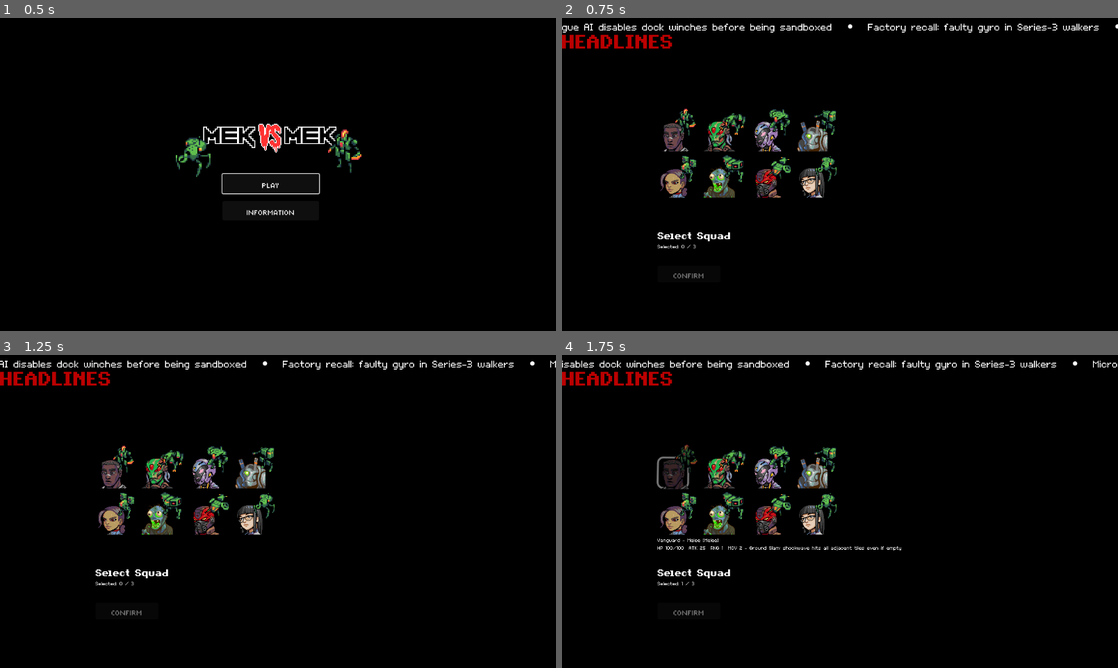
Above: before the commit, frames 1-4 (two rows, left to right).
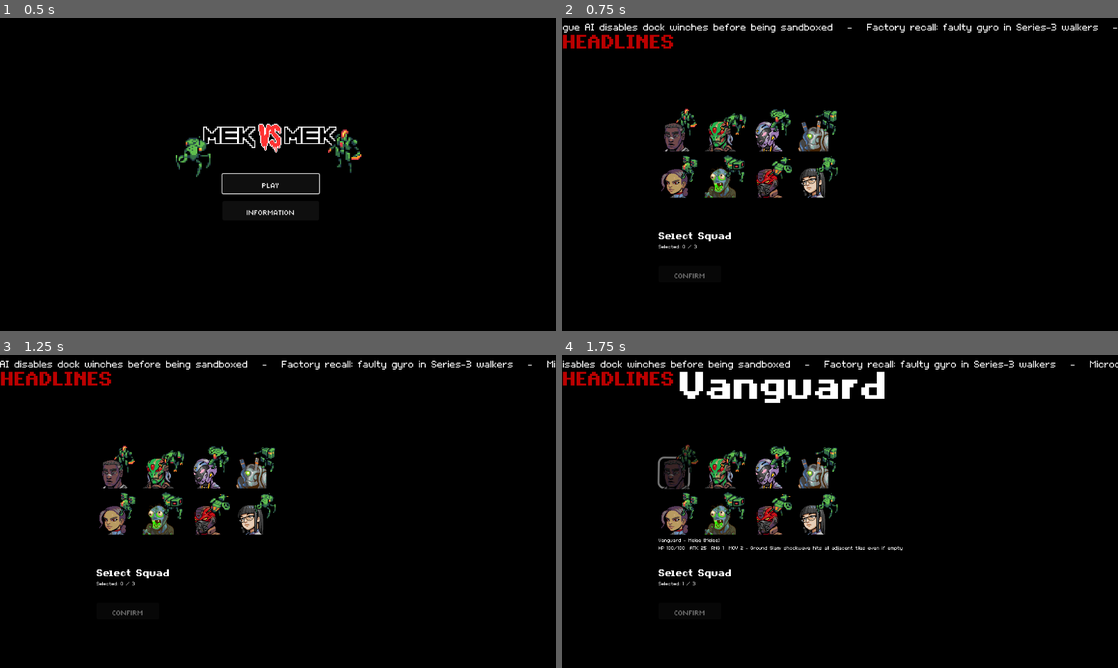
Above: after the commit, the same moments.

Repository: Tekknobot/Terrain
Game: Godot game, scene res://Scenes/TitleScreen.tscn
The game is run twice, just before and just after one commit, with the same random seed, the same clock (stepped at 60 frames per second) and the same inputs. Sound files missing from this copy of the repository are replaced by a short silence.
Inputs (mouse positions are in pixels of both pictures, inside the frame that each line leads up to):
- Up to frame 1 (0.5 s): no input
- Up to frame 2 (0.75 s): click "PLAY" at 0.5 s
- Up to frame 3 (1.25 s): no input
- Up to frame 4 (1.75 s): click (673, 473) at 1.25 s

Frame 1 is identical in both runs. In frame 2, 4.0% of the frame differs, in the area x 0-100%, y 1-84%; in frame 3, 4.0%; in frame 4, 5.9%.

Commit message:
More UI adjustments.

Diff:
--- a/Scenes/SquadSelect.tscn
+++ b/Scenes/SquadSelect.tscn
@@ -40,7 +40,8 @@
 anchors_preset = 15
 anchor_right = 1.0
 anchor_bottom = 1.0
-offset_right = -1134.0
+offset_left = 2.0
+offset_right = -1132.0
 offset_bottom = -626.0
 grow_horizontal = 2
 grow_vertical = 2
@@ -115,3 +116,13 @@
 theme_override_fonts/font = ExtResource("11_b77vg")
 theme_override_font_sizes/font_size = 64
 text = "HEADLINES"
+
+[node name="Name" type="Label" parent="."]
+layout_mode = 0
+offset_left = 242.0
+offset_top = 5.0
+offset_right = 1106.0
+offset_bottom = 208.0
+theme_override_fonts/font = ExtResource("11_b77vg")
+theme_override_font_sizes/font_size = 128
+text = "Vanguard"
--- a/Scripts/SquadSelect.gd
+++ b/Scripts/SquadSelect.gd
@@ -10,6 +10,7 @@
 @onready var selection_label: Label = $VBoxContainer/SelectionLabel
 @onready var confirm_button: Button = $ConfirmButton
 @onready var info_label: Label = $VBoxContainer/Info
+@onready var name_label: Label = $Name   # NEW: label that shows the unit's name on hover
 
 var selected_cards: Array[UnitCard] = []
 
@@ -19,7 +20,7 @@
 	"Godzilla sighting off Tokyo Bay; coastal sirens tested successfully",
 	"City Council approves new anti-kaiju barrier funding",
 	"Weather alert: lightning storms power up solar mechs downtown",
-	"Random crime spree foiled by patrol unit ‘Aegis-2’",
+	"Random crime spree foiled by patrol unit Aegis-2",
 	"R&D leaks: experimental railgun achieves record muzzle velocity",
 	"Evac drill scores improve across six districts",
 	"Civil defense drones map safe corridors in real time",
@@ -36,7 +37,7 @@
 	"Microquakes near tunnel network under Old Town",
 	"Public beta: citywide kaiju alert app adds shelter routing",
 	"Port authority unveils amphibious heavy lifter ‘Pelican’",
-	"Skunkworks denies rumors of stealth-chassis ‘Wisp’",
+	"Skunkworks denies rumors of stealth-chassis Wisp",
 	"Weather drones recover missing cargo pod over bay",
 	"Neighborhood watch deploys noise decoys to deter vandals",
 	"Trial run: autonomous med-mech completes triage in 3 min"
@@ -62,6 +63,8 @@
 		confirm_button.pressed.connect(_on_ConfirmButton_pressed)
 	if info_label:
 		info_label.text = ""
+	if name_label:
+		name_label.text = ""  # start empty
 
 	# --- Marquee setup ---
 	_rng.randomize()
@@ -78,7 +81,7 @@
 		# Timer to reshuffle/rebuild every ~12–24s (randomized each cycle)
 		_marquee_timer = Timer.new()
 		_marquee_timer.one_shot = false
-		_marquee_timer.wait_time = _rng.randf_range(12.0, 24.0)
+		_marquee_timer.wait_time = _rng.randf_range(60.0, 90.0)
 		add_child(_marquee_timer)
 		_marquee_timer.timeout.connect(_on_marquee_timeout)
 		_marquee_timer.start()
@@ -102,10 +105,11 @@
 
 	return seq
 
+
 func _refresh_marquee_text() -> void:
 	if not marquee:
 		return
-	var sep := "   •   "
+	var sep := "   -   "
 	var seq := _randomized_headlines_sequence()
 	var base := sep.join(seq)
 	# Duplicate so we can “wrap” seamlessly when slicing
@@ -141,9 +145,38 @@
 		card.toggled_selected.connect(_on_card_toggled)
 		card.hover_info.connect(_on_card_hover_info)
 
+		# Cache a reliable display name for this card now
+		var dn := _derive_unit_name(prefab)
+		if dn == "":
+			# last-ditch: try the prefab path’s basename
+			dn = prefab.resource_path.get_file().get_basename()
+		_card_name_cache[card] = dn
+
 func _on_card_hover_info(card: UnitCard, text: String, show: bool) -> void:
+	# Put the UNIT NAME in $Name, and keep the detailed hover text in Info (if you want).
+	if name_label:
+		name_label.text = _get_card_name(card) if show else ""
 	if info_label:
 		info_label.text = text if show else ""
+
+func _get_card_name(card: UnitCard) -> String:
+	# Prefer the cached name we computed from the PackedScene
+	if card in _card_name_cache:
+		return _card_name_cache[card]
+
+	# Fallbacks (in case a card was created elsewhere)
+	if card and card.has_method("get_display_name"):
+		return String(card.get_display_name())
+	if "display_name" in card:
+		return String(card.display_name)
+	if "unit_name" in card:
+		return String(card.unit_name)
+	if "title" in card:
+		return String(card.title)
+	if card and "unit_prefab" in card and card.unit_prefab:
+		return card.unit_prefab.resource_name
+	return card.name
+
 
 func _on_card_picked(card: UnitCard) -> void:
 	return
@@ -187,3 +220,40 @@
 		push_error("Failed to change scene to %s (err=%d)" % [path, err])
 	else:
 		print("Loading %s..." % path)
+
+var _card_name_cache: Dictionary = {}  # key: UnitCard -> String
+
+func _derive_unit_name(prefab: PackedScene) -> String:
+	if prefab == null:
+		return ""
+	# 1) Try the resource name (filename without extension is often good)
+	if prefab.resource_name != "":
+		return prefab.resource_name
+
+	# 2) Instance (not added to tree, so no _ready() side effects)
+	var inst := prefab.instantiate()
+	if inst:
+		# Common fields/methods on the unit root
+		if inst.has_method("get_display_name"):
+			var n = String(inst.get_display_name())
+			inst.queue_free()
+			return n
+		if "display_name" in inst:
+			var n = String(inst.display_name)
+			inst.queue_free()
+			return n
+		if "unit_name" in inst:
+			var n = String(inst.unit_name)
+			inst.queue_free()
+			return n
+		if "title" in inst:
+			var n = String(inst.title)
+			inst.queue_free()
+			return n
+
+		# Fallback: node name of the root of the unit scene
+		var n = inst.name
+		inst.queue_free()
+		return String(n)
+
+	return ""  # ultimate fallback
